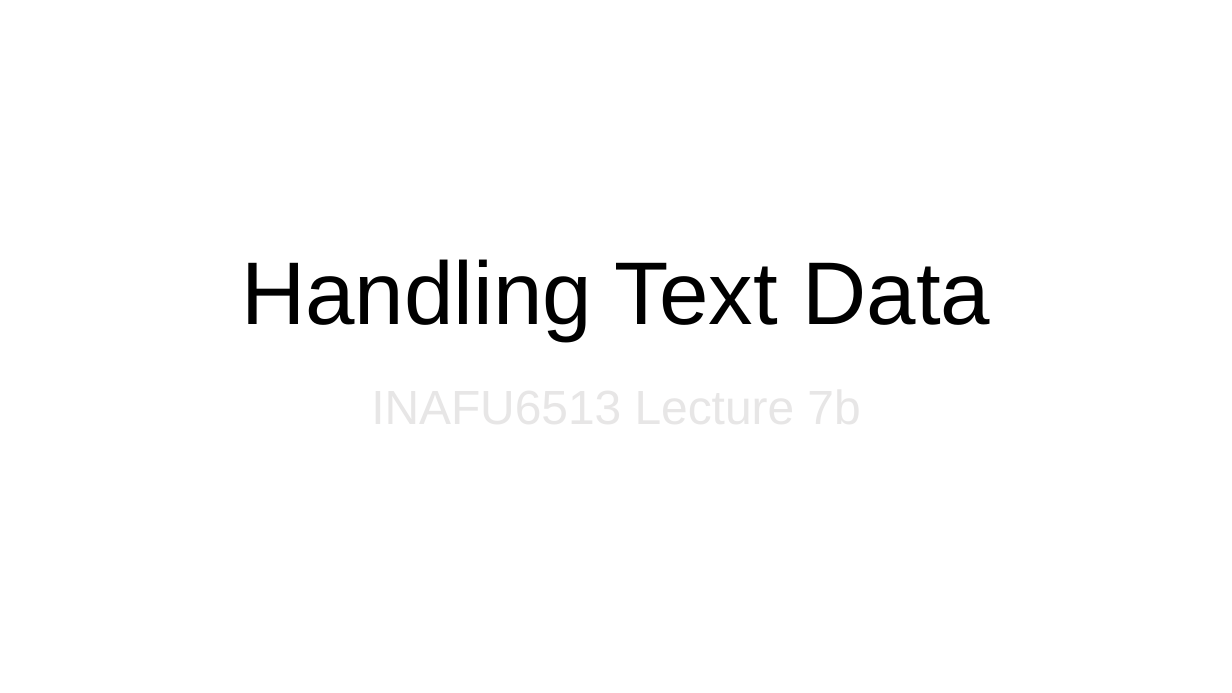
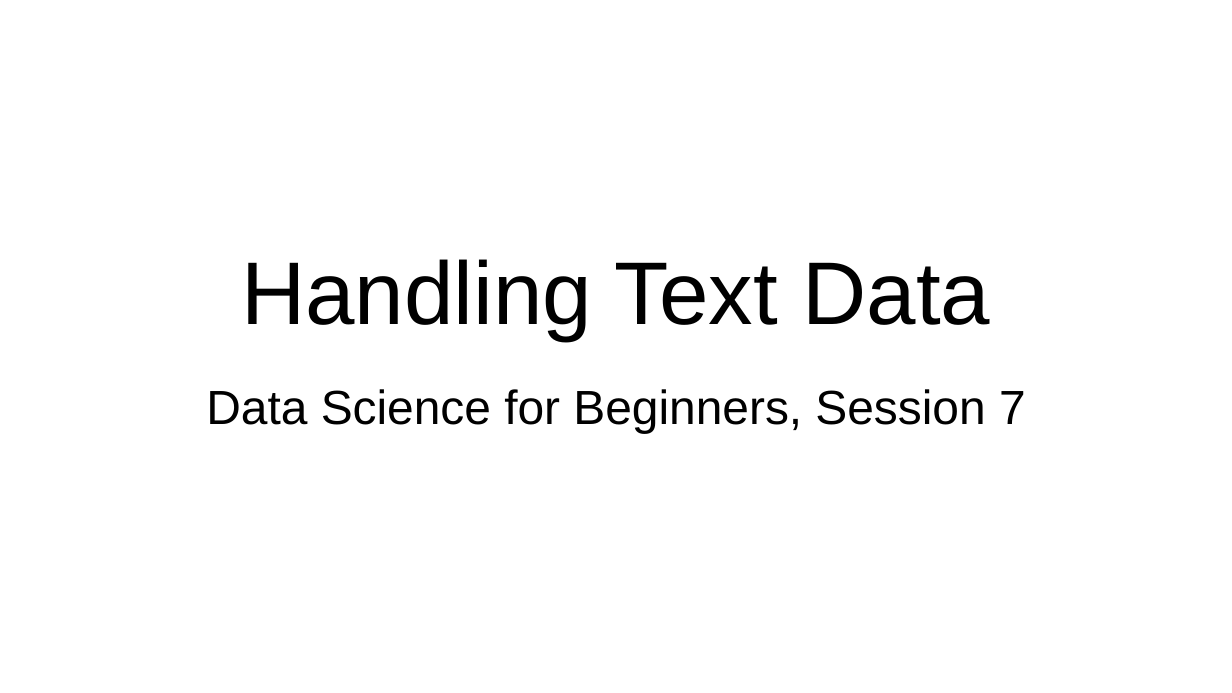
Before and after one commit to bodacea/datascienceforbeginners, a slide deck: slide 1 of Session 07 Text Data.pptx. Drawn at 1232x693 pixels with LibreOffice and Linux fonts; fonts in the diff are those of the drawing. Boxes give left, top, right and bottom in pixels: in the first picture for what was removed or moved away, otherwise in the second. Text is boxed around its words. In the diff, an @@ line names an element or a change of style, - is before the commit and + after.

Commit message:
Updated session 1

```diff
--- a/Session 07 Text Data.pptx
+++ b/Session 07 Text Data.pptx
@@ subtitle added at (206, 389, 1026, 433), 28 pt, text #000000 @@
+Data Science for Beginners, Session 7
```
Also in this commit, not shown: 6 other slides changed, 5 other files.
